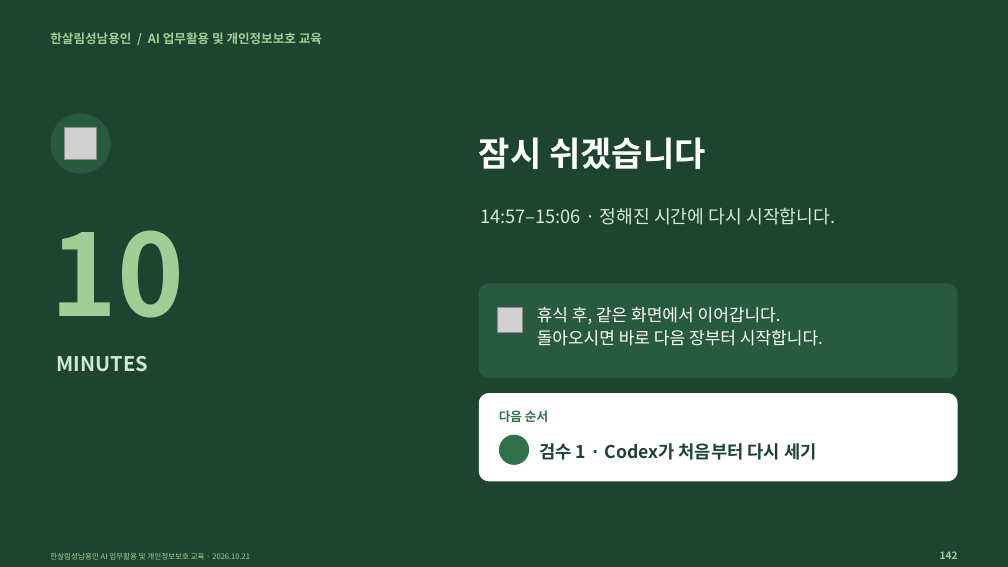
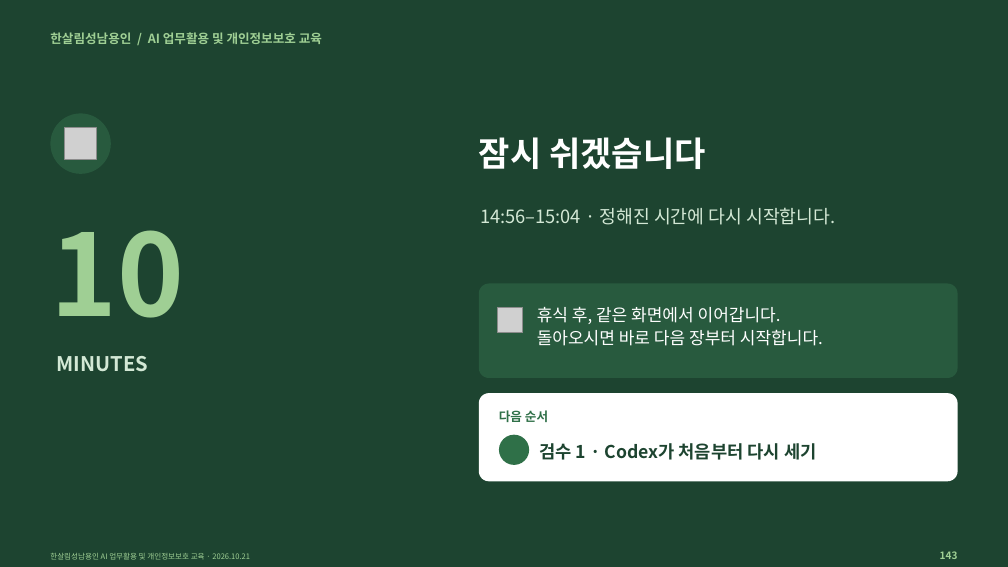
Before and after one commit to kscold/kscold-blog-version-2, a slide deck: slide 122 of apps/web/public/hansalim/files/한살림_AI교육_강의자료.pptx (slide 121 before the commit). Drawn at 1008x567 pixels with LibreOffice and Linux fonts; fonts in the diff are those of the drawing; grey boxes stand for pictures; background and template pictures are left out. Boxes give left, top, right and bottom in pixels: in the first picture for what was removed or moved away, otherwise in the second. Text is boxed around its words. In the diff, an @@ line names an element or a change of style, - is before the commit and + after.

```diff
--- a/apps/web/public/hansalim/files/한살림_AI교육_강의자료.pptx
+++ b/apps/web/public/hansalim/files/한살림_AI교육_강의자료.pptx
@@ text at bbox=[480, 207, 835, 225]: text changed @@
-14:57–15:06 · 정해진 시간에 다시 시작합니다.
+14:56–15:04 · 정해진 시간에 다시 시작합니다.
```
Also in this commit, not shown: 33 other slides changed, 2 slides added, 6 other files.
